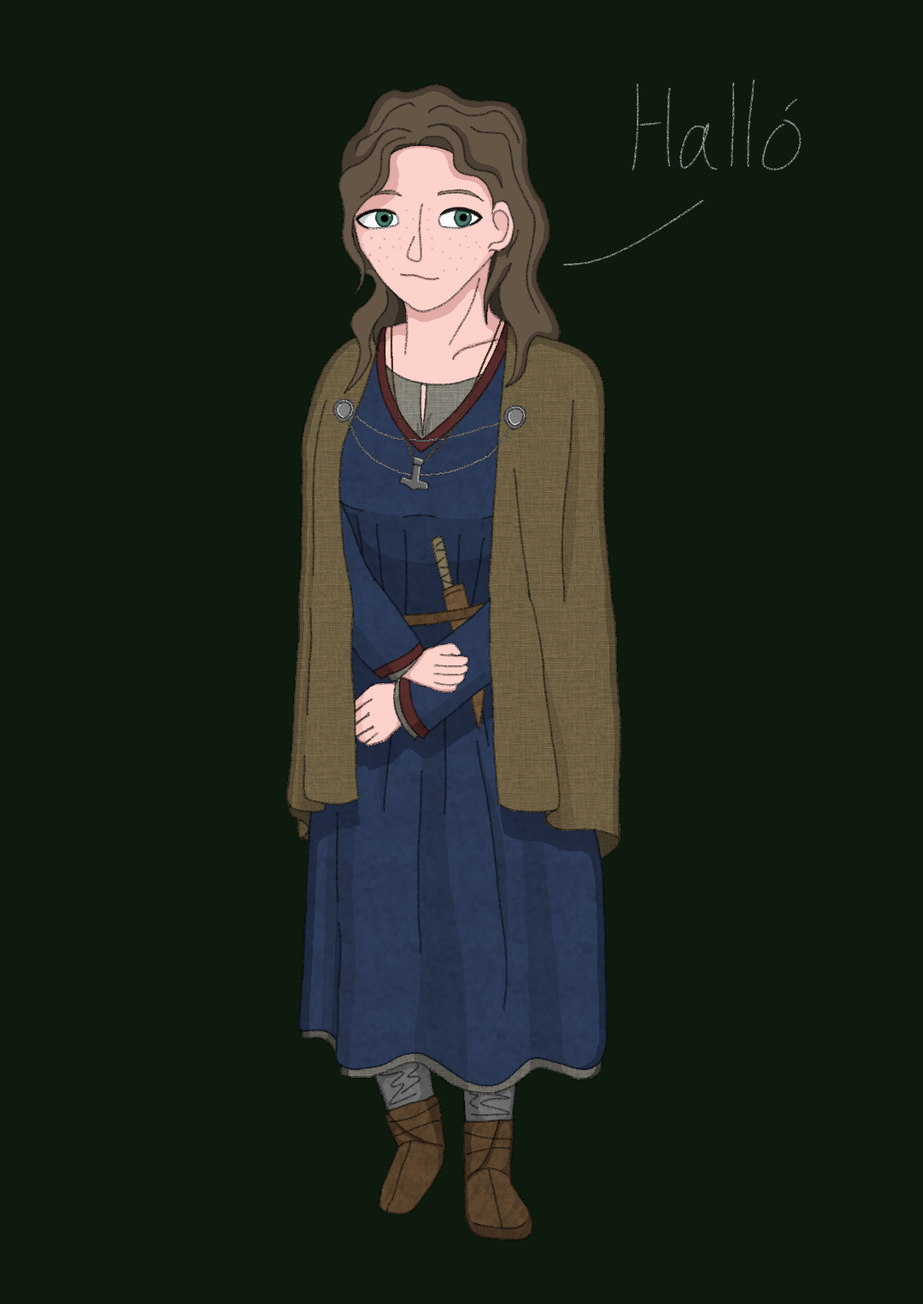
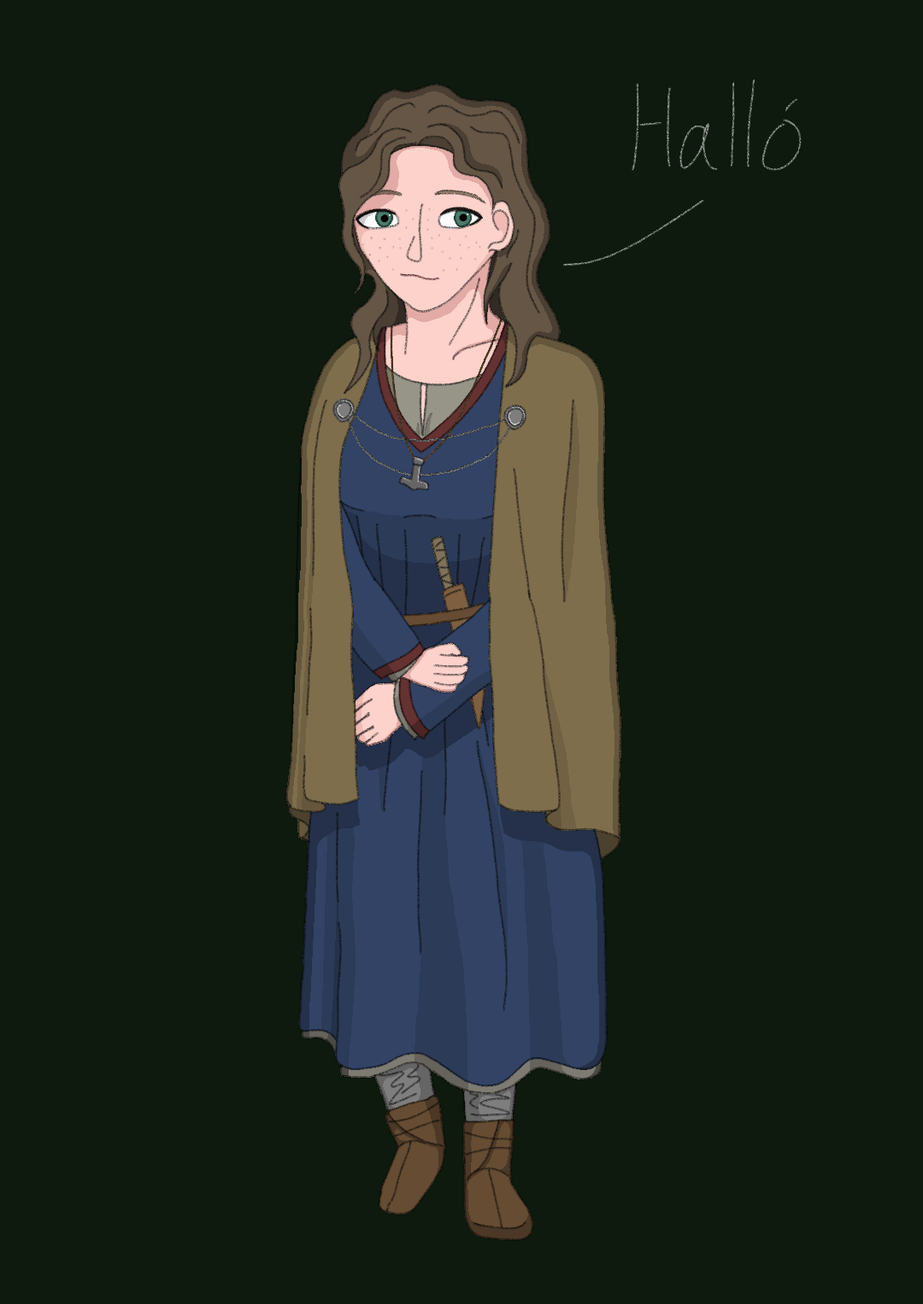
Layer changes from the first 923 x 1304 image to the second:
hid "texture" over 286, 322, 622, 1241
painted on "color" over 373, 187, 483, 202
painted on "background" over 289, 187, 499, 766
